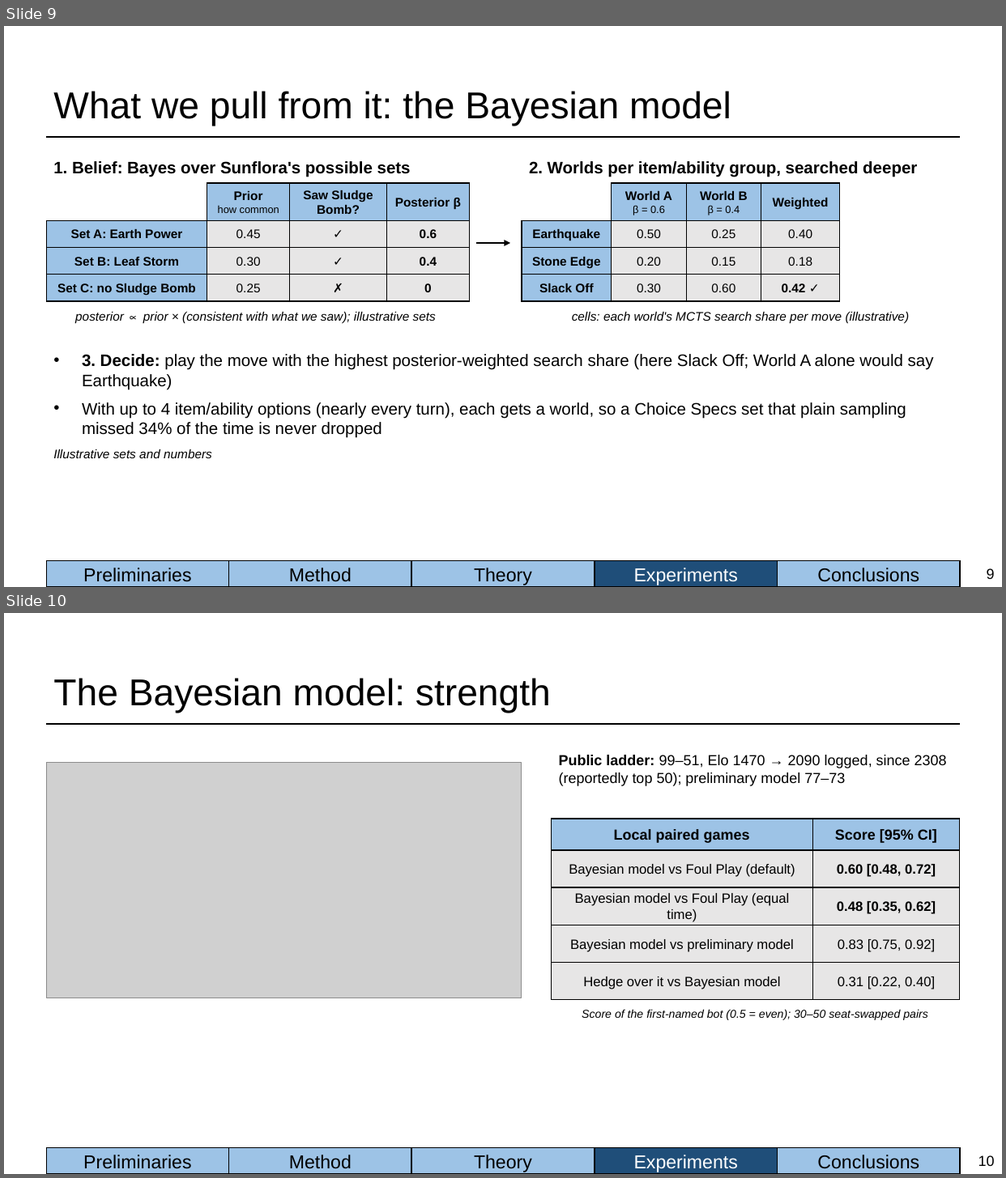
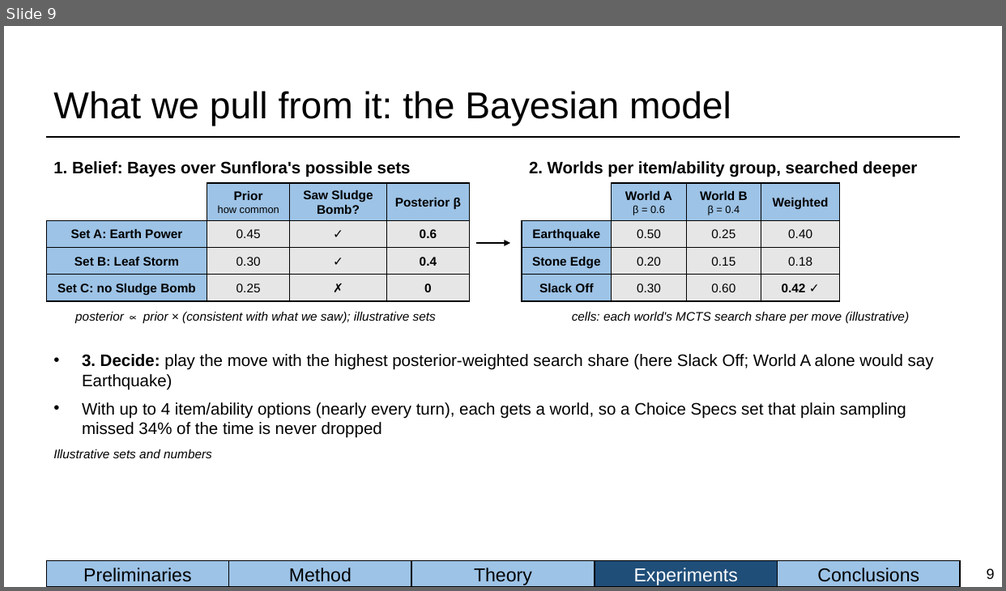
Before and after one commit to BioFanat/pokemon-equilibrium-engine, a slide deck: report/slides/deck.pptx. Shown one above the other, each under a label of ours: slides 9 and 10 before the commit, slide 9 after it. The pictures are 1006x1178 and 1006x591 pixels, drawn with LibreOffice and Linux fonts; fonts in the diff are those of the drawing; grey boxes stand for pictures. Boxes give left, top, right and bottom in pixels: in the first picture for what was removed or moved away, otherwise in the second. Text is boxed around its words. In the diff, an @@ line names an element or a change of style, - is before the commit and + after.

Commit message:
Deck: one Bayesian results slide (paired-games table, plain-language exploitability); Hedge-over-Bayesian dropped

```diff
--- a/report/slides/deck.pptx
+++ b/report/slides/deck.pptx
@@ slide 10 removed at [4,613,1002,1174], background #FFFFFF; not listed: 6 template elements that a slide beside it also shows @@
@@ title removed at [53,678,551,713] @@
-The Bayesian model: strength
@@ text removed at [559,755,947,786] @@
-Public ladder: 99–51, Elo 1470 → 2090 logged, since 2308 (reportedly top 50); preliminary model 77–73
@@ picture removed at [47,763,522,998] @@
@@ rectangle removed at [552,819,812,850] @@
-Local paired games
@@ rectangle removed at [812,819,959,850] @@
-Score [95% CI]
@@ rectangle removed at [552,850,812,888] @@
-Bayesian model vs Foul Play (default)
@@ rectangle removed at [812,850,959,888] @@
-0.60 [0.48, 0.72]
@@ rectangle removed at [552,888,812,925] @@
-Bayesian model vs Foul Play (equal time)
@@ rectangle removed at [812,888,959,925] @@
-0.48 [0.35, 0.62]
@@ rectangle removed at [552,925,812,963] @@
-Bayesian model vs preliminary model
@@ rectangle removed at [812,925,959,963] @@
-0.83 [0.75, 0.92]
@@ rectangle removed at [552,963,812,1000] @@
-Hedge over it vs Bayesian model
@@ rectangle removed at [812,963,959,1000] @@
-0.31 [0.22, 0.40]
@@ text removed at [582,1009,928,1020] @@
-Score of the first-named bot (0.5 = even); 30–50 seat-swapped pairs
@@ page number removed at [978,1156,995,1166] @@
-10
```
Also in this commit, not shown: 1 slide changed, 1 slide added, 1 other slide removed, 6 other files.
